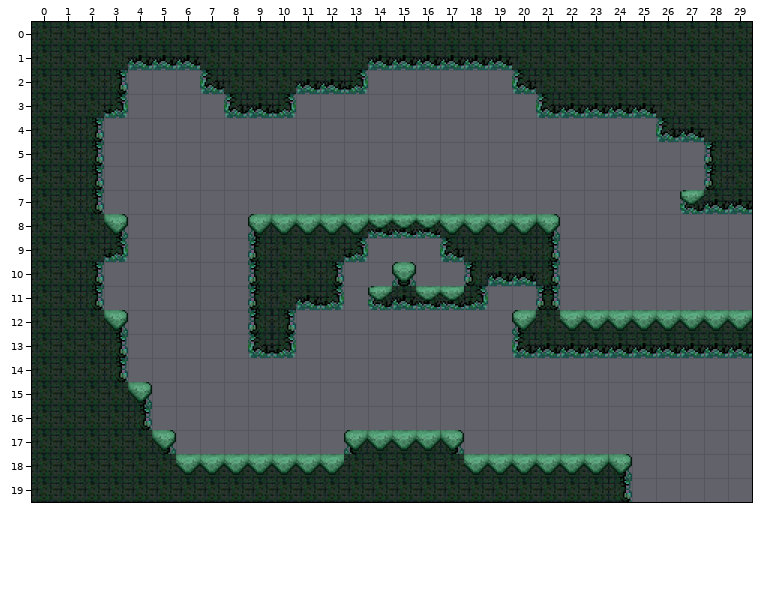
Tiled map -- captain_brinetooth/Assets/maps/level_rooms0/EStile9.tmx. That is the earlier state.
Cells are 64x64 px. Shown: x 0..29, y 0..19.
And afterwards:
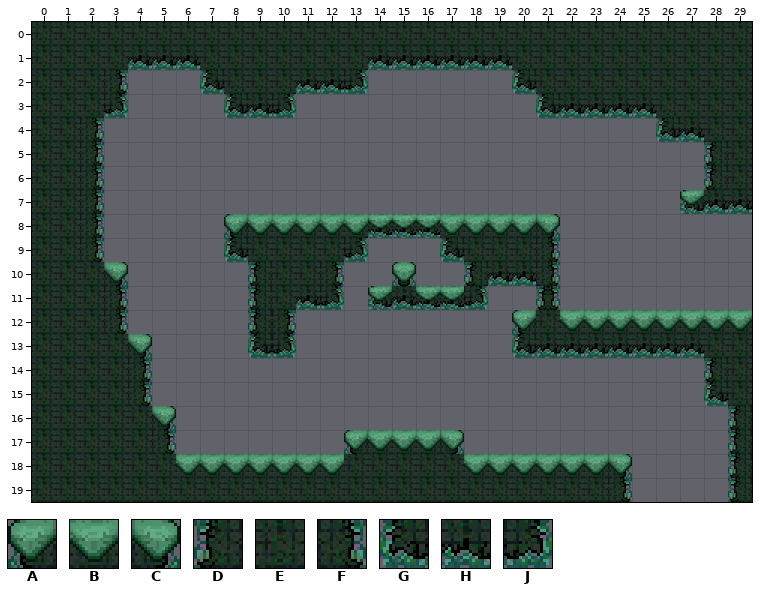
Key: from "level0": A 0, B 1, C 2, D 4, E 5, F 6, G 8, H 9, J 10.
_ is an empty cell.
What changed:
{"where": "layer \"tiles\""}
{"y":8,"x":2,"old":"EC","new":"F_"}
{"y":8,"x":8,"old":"_A","new":"AB"}
{"y":9,"x":2,"old":"EJ","new":"F_"}
{"y":9,"x":8,"old":"_D","new":"GE"}
{"y":10,"x":2,"old":"F_","new":"EC"}
{"y":11,"x":2,"old":"F_","new":"EF"}
{"y":12,"x":3,"old":"C","new":"F"}
{"y":13,"x":3,"old":"F_","new":"EC"}
{"y":13,"x":28,"old":"HH","new":"EE"}
{"y":14,"x":3,"old":"F_","new":"EF"}
{"y":14,"x":28,"old":"__","new":"DE"}
{"y":15,"x":4,"old":"C","new":"F"}
{"y":15,"x":28,"old":"__","new":"GE"}
{"y":16,"x":4,"old":"F_","new":"EC"}
{"y":16,"x":29,"old":"_","new":"D"}
{"y":17,"x":5,"old":"C","new":"F"}
{"y":17,"x":29,"old":"_","new":"D"}
{"y":18,"x":29,"old":"_","new":"D"}
{"y":19,"x":29,"old":"_","new":"D"}
{"label":"changed","picture_box":[80,214,176,454]}
{"label":"changed","picture_box":[224,214,272,262]}
{"label":"changed","picture_box":[704,343,752,502]}
